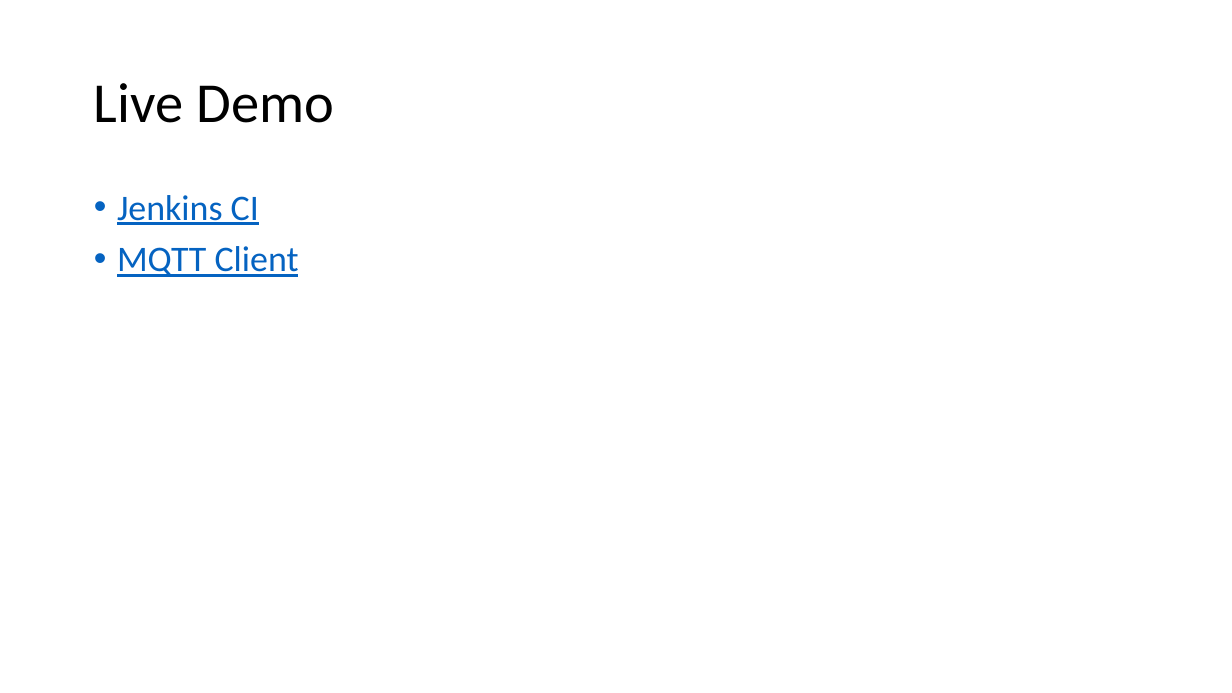
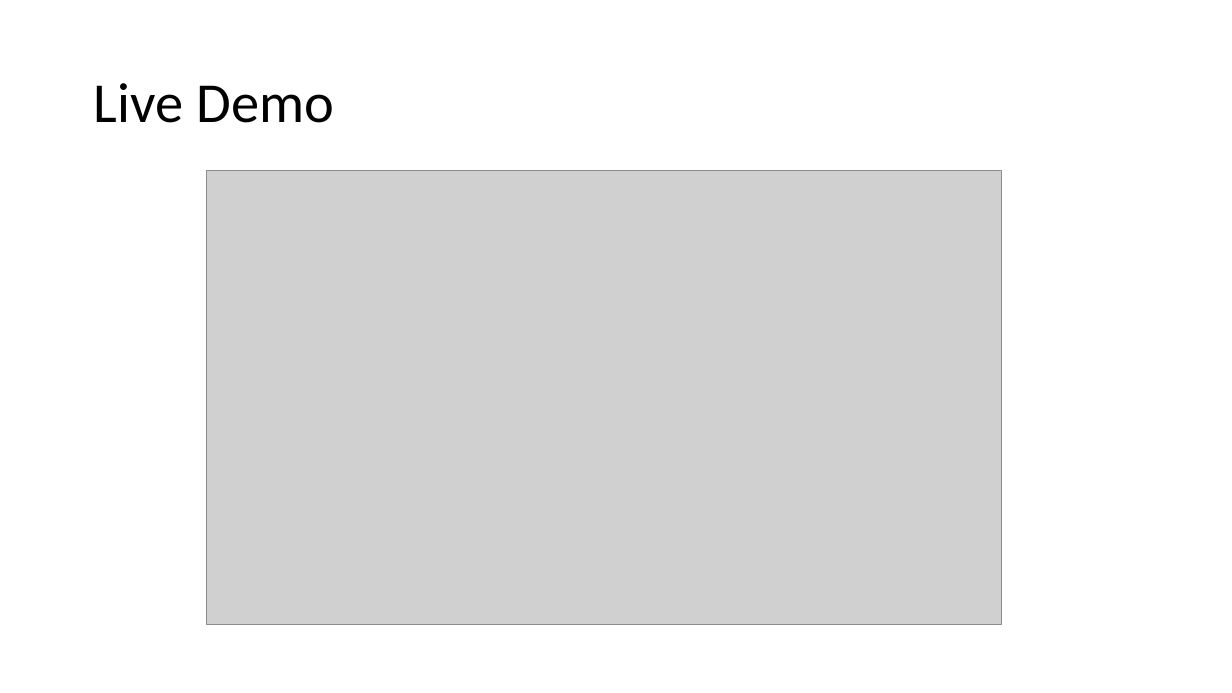
Before and after one commit to fhnw-iot-4ia/iot-project-build-monitor, a slide deck: slide 2 of Documentation/build-monitor-presentation.pptx (slide 6 before the commit). Drawn at 1232x693 pixels with LibreOffice and Linux fonts; fonts in the diff are those of the drawing; grey boxes stand for pictures. Boxes give left, top, right and bottom in pixels: in the first picture for what was removed or moved away, otherwise in the second. Text is boxed around its words. In the diff, an @@ line names an element or a change of style, - is before the commit and + after.

```diff
--- a/Documentation/build-monitor-presentation.pptx
+++ b/Documentation/build-monitor-presentation.pptx
@@ picture added at (x1=206, y1=171, x2=1002, y2=625) @@
@@ text removed at (x1=117, y1=195, x2=299, y2=277) @@
-• Jenkins CI
-• MQTT Client
```
Also in this commit, not shown: 2 other slides changed.
